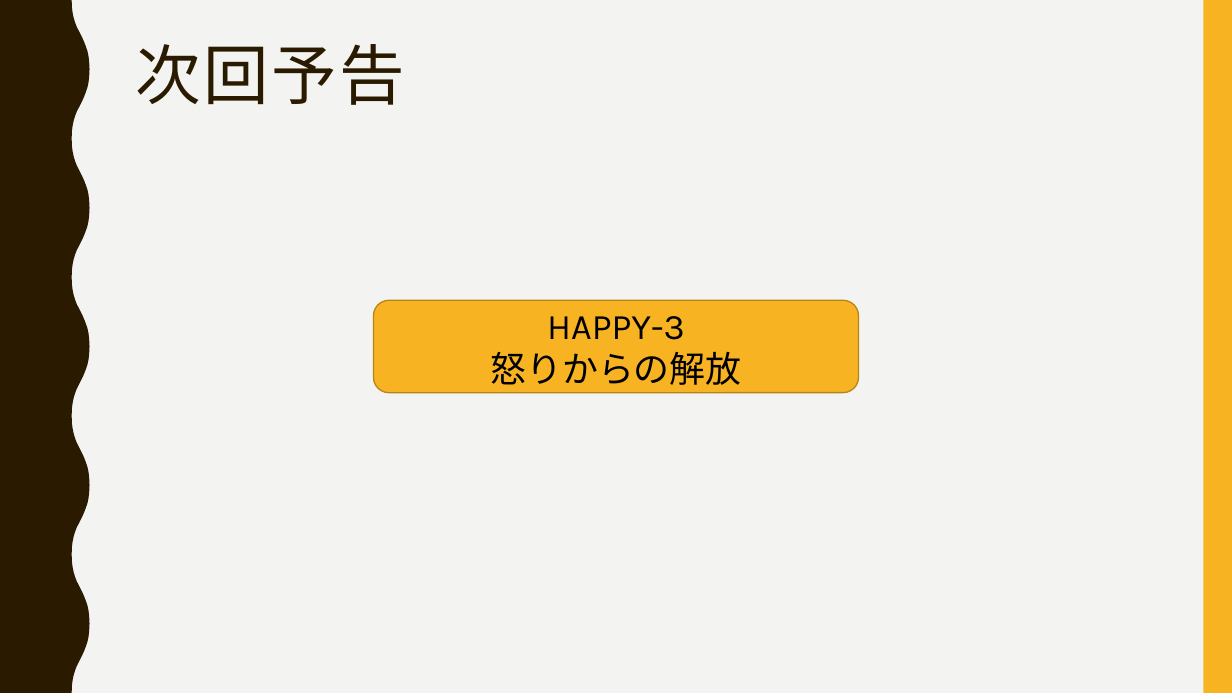
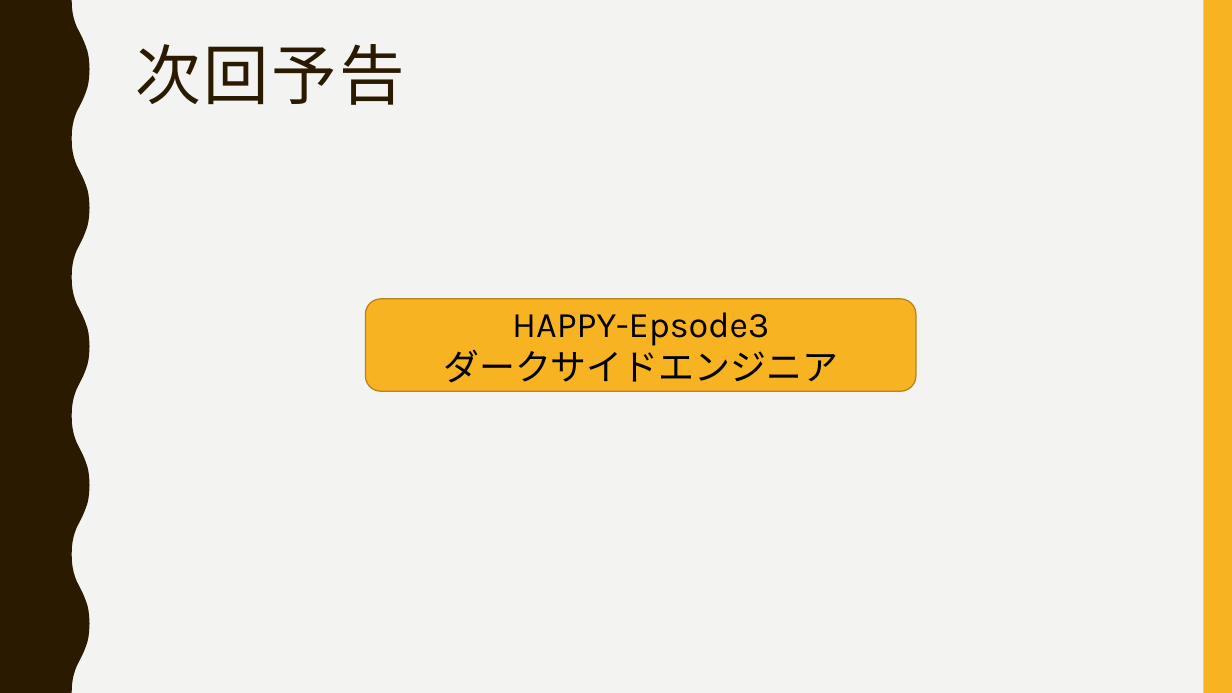
Before and after one commit to ssa-study/documents, a slide deck: slide 11 of HappyEngineer_part2.pptx (slide 7 before the commit). Drawn at 1232x693 pixels with LibreOffice and Linux fonts; fonts in the diff are those of the drawing. Boxes give left, top, right and bottom in pixels: in the first picture for what was removed or moved away, otherwise in the second. Text is boxed around its words. In the diff, an @@ line names an element or a change of style, - is before the commit and + after.

```diff
--- a/HappyEngineer_part2.pptx
+++ b/HappyEngineer_part2.pptx
@@ rounded rectangle "HAPPY-Epsode3": place and size @@
-rounded rectangle "HAPPY-Epsode3" at <box>373,300,859,393</box>
+rounded rectangle "HAPPY-Epsode3" at <box>366,299,917,391</box>
@@ text in rounded rectangle at <box>443,312,838,383</box>: text changed @@
-HAPPY-3
-怒りからの解放
+HAPPY-Epsode3
+ダークサイドエンジニア
```
Also in this commit, not shown: 2 other slides changed, 4 slides added, 2 other files.
